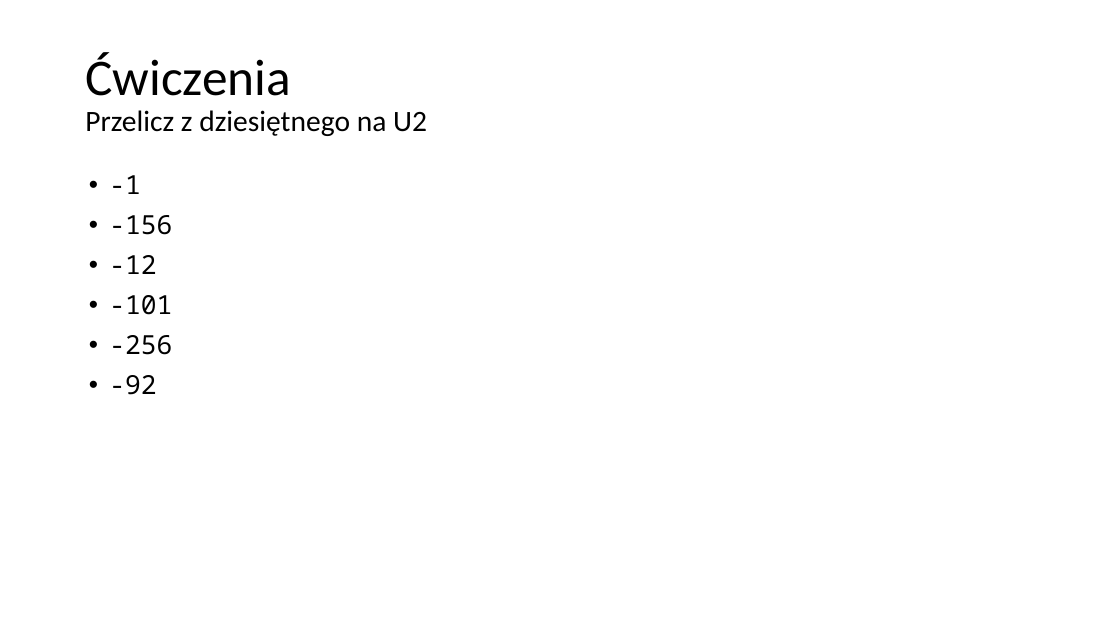
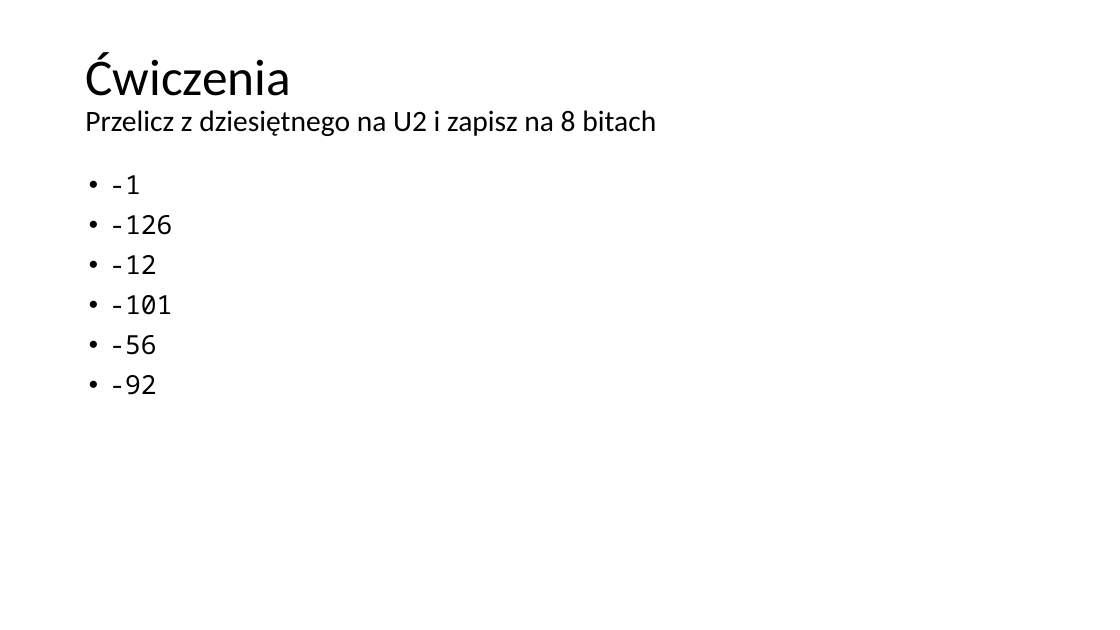
Before and after one commit to blackbat13/cs-lut, a slide deck: slide 17 of Systemy liczbowe/Systemy liczbowe.pptx (slide 12 before the commit). Drawn at 1120x630 pixels with LibreOffice and Linux fonts; fonts in the diff are those of the drawing. Boxes give left, top, right and bottom in pixels: in the first picture for what was removed or moved away, otherwise in the second. Text is boxed around its words. In the diff, an @@ line names an element or a change of style, - is before the commit and + after.

```diff
--- a/Systemy liczbowe/Systemy liczbowe.pptx
+++ b/Systemy liczbowe/Systemy liczbowe.pptx
@@ title at bbox=[85, 52, 656, 136]: text changed @@
-Ćwiczenia
-Przelicz z dziesiętnego na U2
+Ćwiczenia
+Przelicz z dziesiętnego na U2 i zapisz na 8 bitach
@@ text at bbox=[109, 215, 172, 235]: text changed @@
-• -156
+• -126
@@ text at bbox=[109, 335, 156, 355]: text changed @@
-• -256
+• -56
```
Also in this commit, not shown: 6 other slides changed, 15 slides added.
